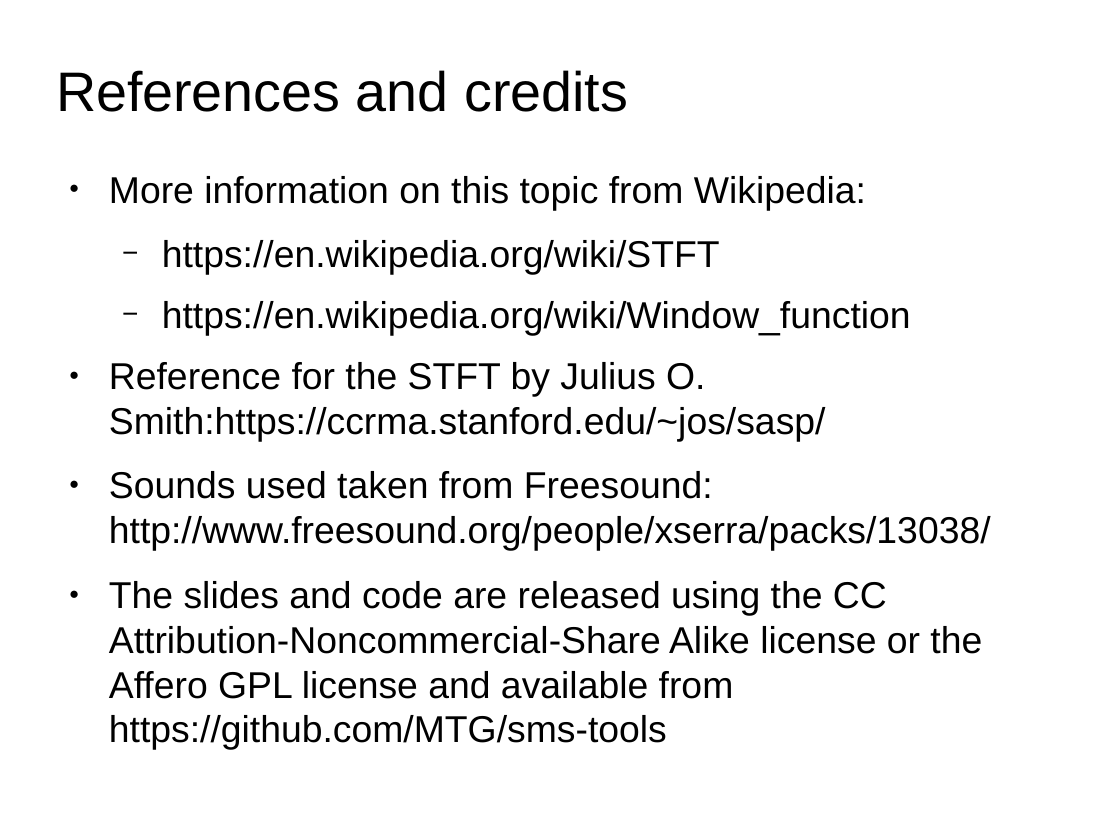
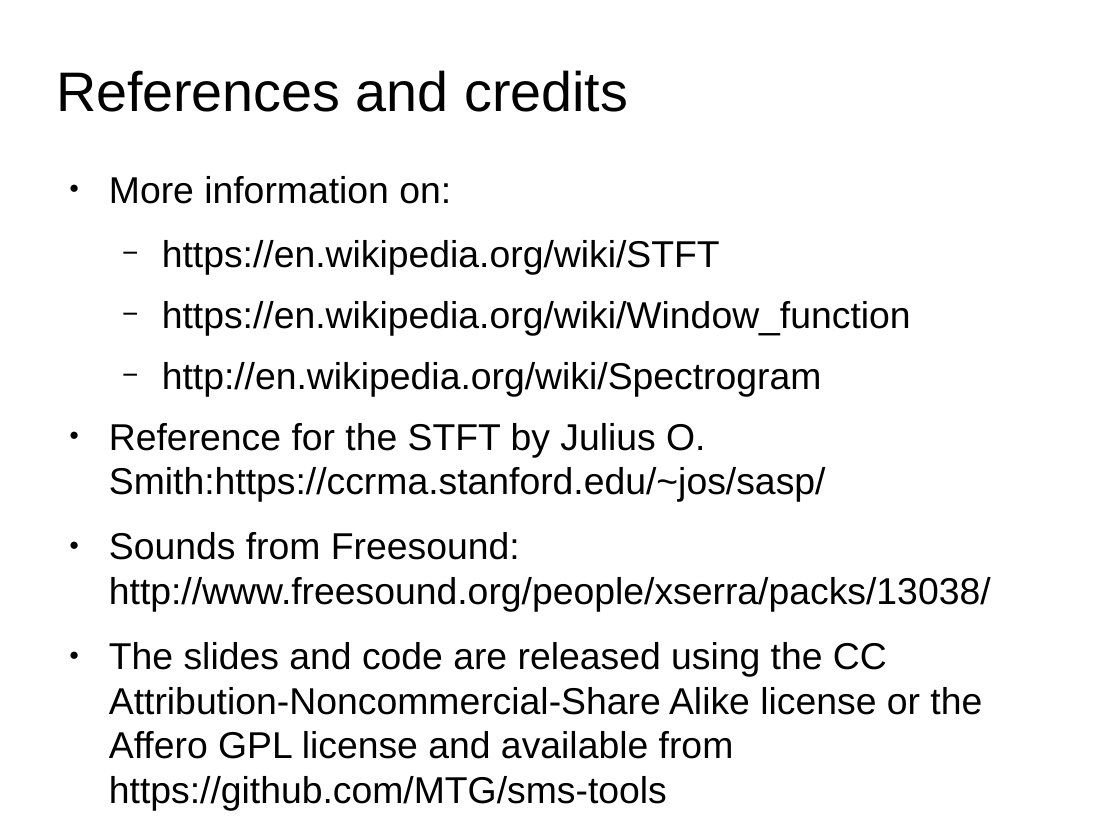
Before and after one commit to MTG/sms-tools, a slide deck: slide 14 of lectures/4-STFT/STFT-2.odp. Drawn at 1120x840 pixels with LibreOffice and Linux fonts; fonts in the diff are those of the drawing. Boxes give left, top, right and bottom in pixels: in the first picture for what was removed or moved away, otherwise in the second. Text is boxed around its words. In the diff, an @@ line names an element or a change of style, - is before the commit and + after.

```diff
--- a/lectures/4-STFT/STFT-2.odp
+++ b/lectures/4-STFT/STFT-2.odp
@@ text at [109, 176, 451, 204]: text changed @@
-● More information on this topic from Wikipedia:
+● More information on:
@@ text at [162, 362, 822, 397]: paragraph added @@
+  − http://en.wikipedia.org/wiki/Spectrogram
@@ text at [109, 532, 991, 612]: text changed @@
-● Sounds used taken from Freesound: http://www.freesound.org/people/xserra/packs/13038/
+● Sounds from Freesound: http://www.freesound.org/people/xserra/packs/13038/
```
Also in this commit, not shown: 3 other slides changed, 20 other files.
